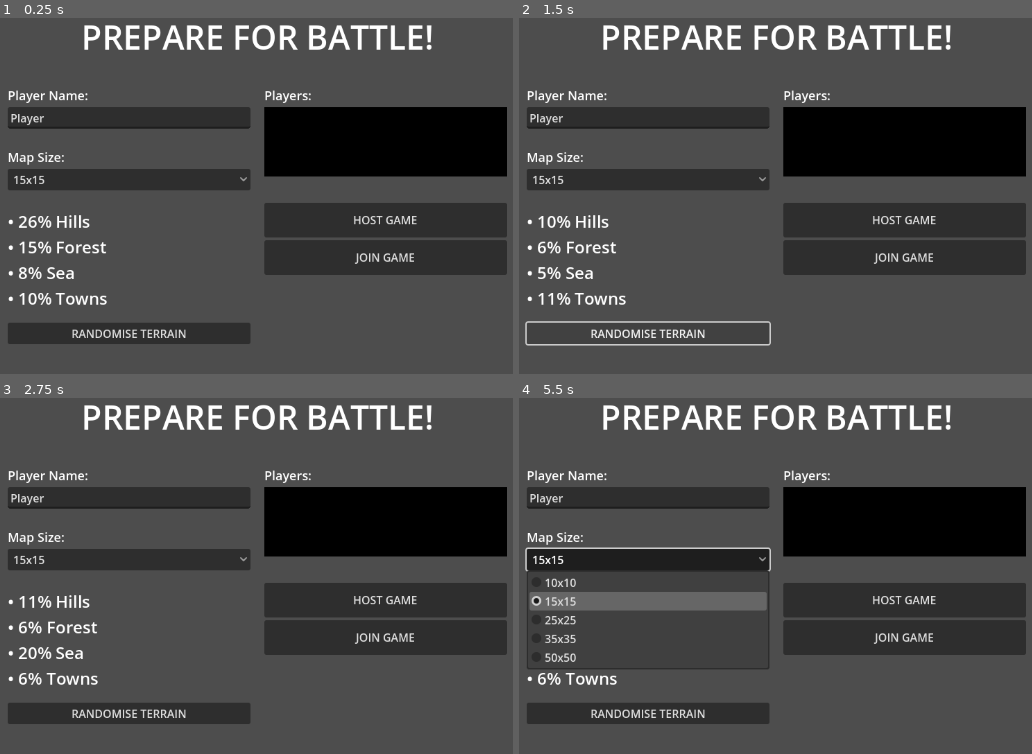
Above: before the commit, frames 1-4 (two rows, left to right).
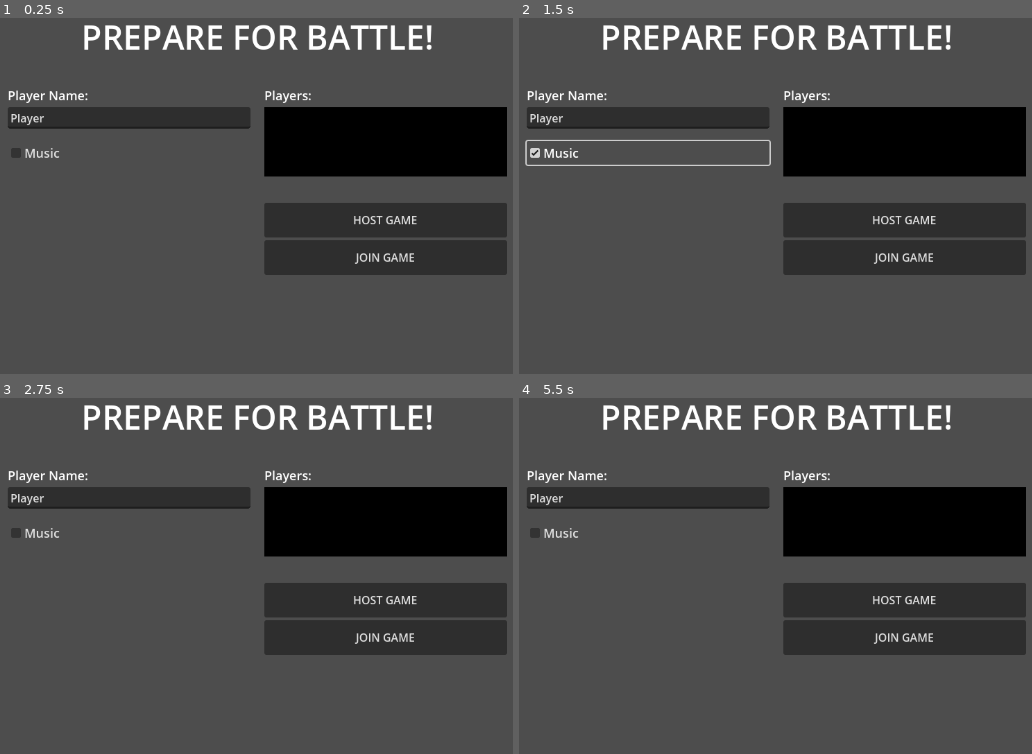
Above: after the commit, the same moments.

Repository: mmehmet/xbattle
Game: Godot game, scene res://Main.tscn
Same seed, same stepped clock (60 frames per second), same inputs: the game is played once before the commit and once after it.
Inputs (mouse positions are in pixels of both pictures, inside the frame that each line leads up to):
- Up to frame 1 (0.25 s): no input
- Up to frame 2 (1.5 s): click (647, 153) at 0.5 s, where only the run after the commit has a clickable "Music"; click (647, 334) at 1.25 s, where only the run before the commit has a clickable "RANDOMISE TERRAIN"
- Up to frame 3 (2.75 s): click "HOST GAME" at 2 s
- Up to frame 4 (5.5 s): click "JOIN GAME" at 2.75 s; click "CANCEL JOINING" at 3.5 s; click (647, 558) at 4.25 s, where only the run before the commit has a clickable "15x15"; tap Enter at 5, 5.1 s; move the mouse to (965, 561) at 5.02 s; hold D from 5.03 s (still down); click (965, 561) at 5.17 s; tap Keypad Enter at 5.3 s

The runs differ from the first frame. In frame 1, 6.7% of the frame differs, in the area x 1-49%, y 36-92%; in frame 2, 5.3%; in frame 3, 6.6%; in frame 4, 9.5%, in the area x 1-50%, y 36-92%.
Error after the commit: Invalid access to property or key 'text' on a base object of type 'previously freed'. (res://scripts/StartScreen.gd:375)

Commit message:
fine tune start/end screens

Diff:
--- a/scripts/Game.gd
+++ b/scripts/Game.gd
@@ -22,8 +22,6 @@
     board.game_manager = game_manager
 
 func _on_game_over(winner: String):
-    print("Game over! %s was the winner" % winner)
-
     var viewport = get_window().get_visible_rect().size
     var panel = Panel.new()
     var style = StyleBoxFlat.new()
@@ -44,6 +42,7 @@
         vbox.set_anchors_and_offsets_preset(Control.PRESET_FULL_RECT)
 
     vbox.add_theme_constant_override("separation", 20)
+    vbox.alignment = BoxContainer.ALIGNMENT_CENTER
     panel.add_child(vbox)
 
     var label = Label.new()
--- a/scripts/GameManager.gd
+++ b/scripts/GameManager.gd
@@ -59,7 +59,8 @@
         print("PLAYER %d received board from host" % current_player)
         board.update_fog(current_player, board.get_cells_for_side(current_player)[0])
 
-    start_music()
+    if config.get("music", true):
+        start_music()
 
 func _deserialize_board(data: Dictionary) -> Board:
     if (network_manager and network_manager.is_host and board):
@@ -161,11 +162,14 @@
     music.play()
 
 func toggle_music():
-    if music:
-        if music.playing:
-            music.stop()
-        else:
-            music.play()
+    if not music:
+        start_music()
+        return
+
+    if music.playing:
+        music.stop()
+    else:
+        music.play()
 
 func _on_music_done():
     loops += 1
--- a/scripts/Main.gd
+++ b/scripts/Main.gd
@@ -52,7 +52,7 @@
     if window.mode == Window.MODE_FULLSCREEN:
         window.mode = Window.MODE_WINDOWED
         window.size = Vector2i(1152, 648)
-        window.move_to_center()
+        #window.move_to_center()
         # Call board's window setup if we're in game
         for child in get_children():
             if child is NetworkManager and child.game_manager and child.game_manager.board:
--- a/scripts/StartScreen.gd
+++ b/scripts/StartScreen.gd
@@ -1,7 +1,7 @@
 extends Control
 
 # Game state
-enum GameState { SETUP, JOINING, IN_LOBBY }
+enum GameState { SETUP, JOINING }
 var current_state: GameState = GameState.SETUP
 
 # Configuration
@@ -37,6 +37,7 @@
 var map_dropdown: OptionButton
 var info_label: Label
 var randomise: Button
+var music: CheckBox
 
 # Map options
 const map_sizes = [
@@ -60,7 +61,7 @@
 func setup_ui():
     # Set fixed window size
     get_window().size = Vector2i(1152, 648)
-    get_window().move_to_center()
+    #get_window().move_to_center()
 
     terrain = {
         "hill": randi_range(TERRAIN_LIMITS.hill.min, TERRAIN_LIMITS.hill.max),
@@ -127,7 +128,15 @@
     player_name_input.placeholder_text = "Enter your name"
     left_panel.add_child(player_name_input)
 
-    add_spacer(left_panel, 20)
+    add_spacer(left_panel, 10)
+
+    music = CheckBox.new()
+    music.add_theme_font_size_override("font_size", 18)
+    music.text = "Music"
+    music.button_pressed = false
+    left_panel.add_child(music)
+
+    add_spacer(left_panel, 10)
 
     # Map size
     map_label = Label.new()
@@ -142,7 +151,7 @@
     map_dropdown.item_selected.connect(_on_map_size_selected)
     left_panel.add_child(map_dropdown)
 
-    add_spacer(left_panel, 20)
+    add_spacer(left_panel, 10)
 
     # Game info
     info_label = Label.new()
@@ -153,19 +162,13 @@
     add_spacer(left_panel, 10)
 
     randomise = Button.new()
-    randomise.text = "RANDOMISE TERRAIN"
+    randomise.text = "CHANGE TERRAIN"
     randomise.pressed.connect(_randomise_terrain)
     left_panel.add_child(randomise)
 
 func show_join_screen():
     clear_main_content(right_panel)
     current_state = GameState.JOINING
-
-    # hide host settings
-    map_label.visible = false
-    map_dropdown.visible = false
-    info_label.visible = false
-    randomise.visible = false
 
     var title = Label.new()
     title.text = "JOIN GAME"
@@ -219,7 +222,7 @@
 
 func show_lobby():
     clear_main_content(right_panel)
-    current_state = GameState.IN_LOBBY
+    _show_game_options()
 
     if players.size():
         var title = Label.new()
@@ -337,13 +340,13 @@
         _confirm_cancel_host()
 
 func _on_cancel_joining():
-    # show map settings
-    map_label.visible = true
-    map_dropdown.visible = true
-    info_label.visible = true
-    randomise.visible = true
-
     show_lobby()
+
+func _show_game_options():
+    map_label.visible = is_host
+    map_dropdown.visible = is_host
+    info_label.visible = is_host
+    randomise.visible = is_host
 
 func _confirm_cancel_host():
     network_manager.stop_hosting()
@@ -413,6 +416,7 @@
         "forest_density": terrain.forest,
         "sea_density": terrain.sea,
         "town_density": terrain.town,
+        "music": music.button_pressed,
     }
 
     network_manager.start_network_game(config)
@@ -431,17 +435,15 @@
 func _input(event):
     if event is InputEventKey and event.pressed:
         if event.keycode == KEY_ENTER or event.keycode == KEY_KP_ENTER:
-            match current_state:
-                GameState.SETUP:
+            if current_state == GameState.JOINING:
+                _on_connect_to_host()
+            else:
+                if is_host and start_button and not start_button.disabled:
+                    _on_start_multiplayer_game()
+                else:
                     _on_host_game()
-                GameState.JOINING:
-                    _on_connect_to_host()
-                GameState.IN_LOBBY:
-                    if is_host and start_button and not start_button.disabled:
-                        _on_start_multiplayer_game()
         elif event.keycode == KEY_ESCAPE:
-            match current_state:
-                GameState.SETUP:
-                    get_tree().quit()
-                GameState.JOINING, GameState.IN_LOBBY:
-                    show_setup_screen()
+            if current_state == GameState.SETUP:
+                get_tree().quit()
+            else:
+                show_setup_screen()
